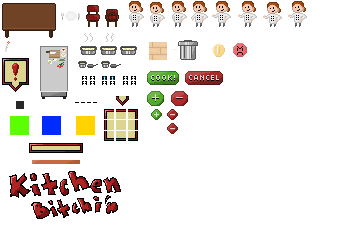
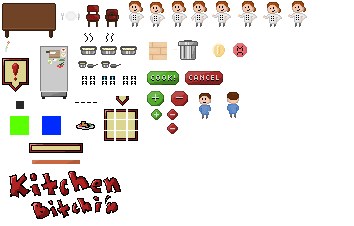
Revision of a layered 354px x 226px image; what changed, layer by layer:
added layer "Layer 5" above "Layer 4" over [76, 121, 95, 130]
added layer "Layer 3" above "character" over [84, 33, 239, 118]
added layer "character" above "decoration" over [199, 93, 211, 119]
hid "pork" over [76, 116, 95, 135]
